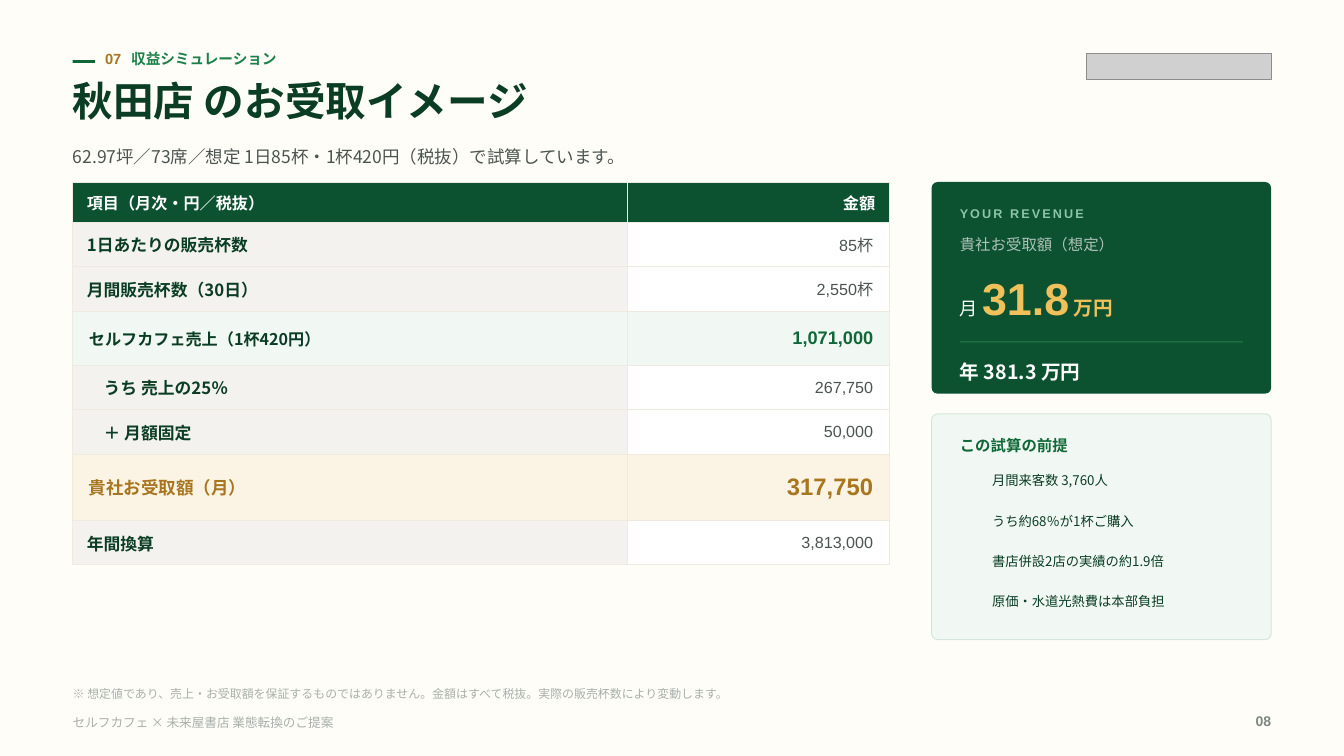
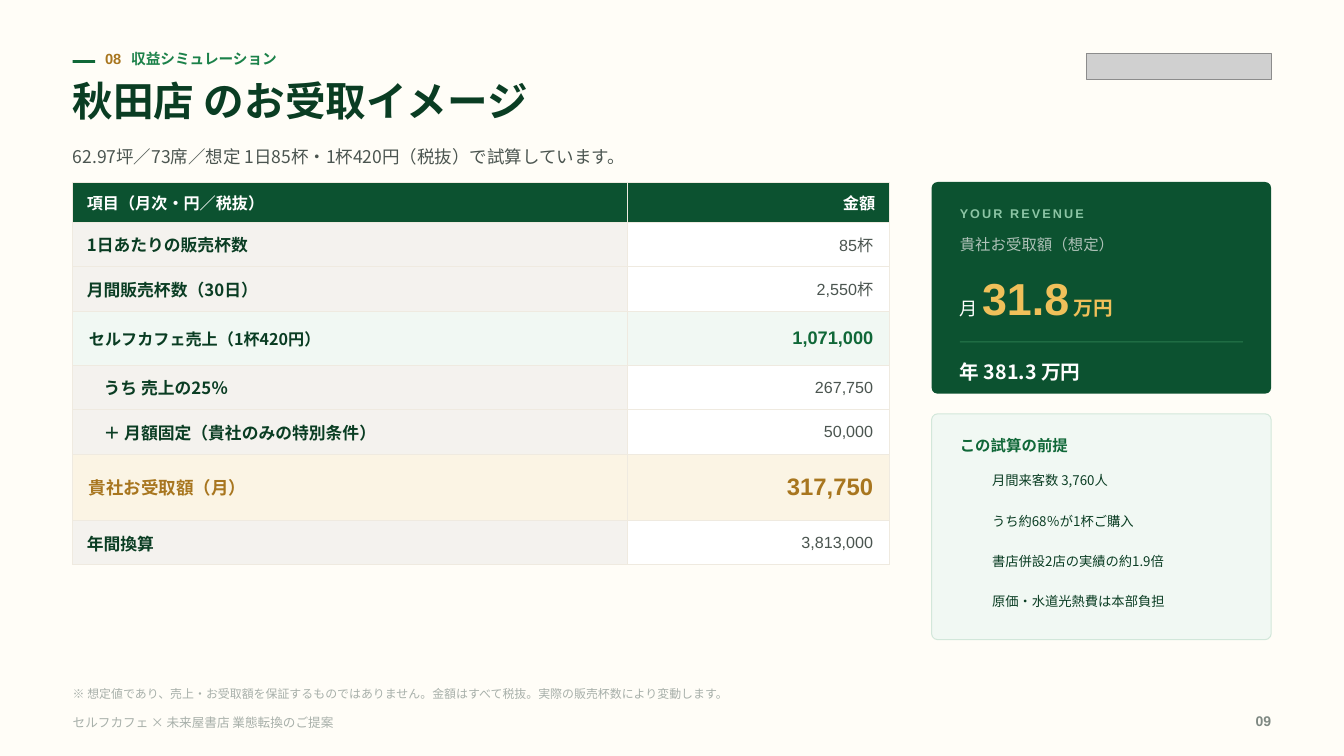
Before and after one commit to a5408071-cmd/suzuki-ceo, a slide deck: slide 9 of selfcafe-miraiya-deck/selfcafe-miraiya-deck.pptx (slide 8 before the commit). Drawn at 1344x756 pixels with LibreOffice and Linux fonts; fonts in the diff are those of the drawing; grey boxes stand for pictures; background and template pictures are left out. Boxes give left, top, right and bottom in pixels: in the first picture for what was removed or moved away, otherwise in the second. Text is boxed around its words. In the diff, an @@ line names an element or a change of style, - is before the commit and + after.

```diff
--- a/selfcafe-miraiya-deck/selfcafe-miraiya-deck.pptx
+++ b/selfcafe-miraiya-deck/selfcafe-miraiya-deck.pptx
@@ text at [105,51,277,66]: text changed @@
-07 収益シミュレーション
+08 収益シミュレーション
@@ table at [73,182,889,556] @@
-row 6, column 1: ＋ 月額固定
+row 6, column 1: ＋ 月額固定（貴社のみの特別条件）
```
Also in this commit, not shown: 8 other slides changed, 1 slide added, 3 other files.
